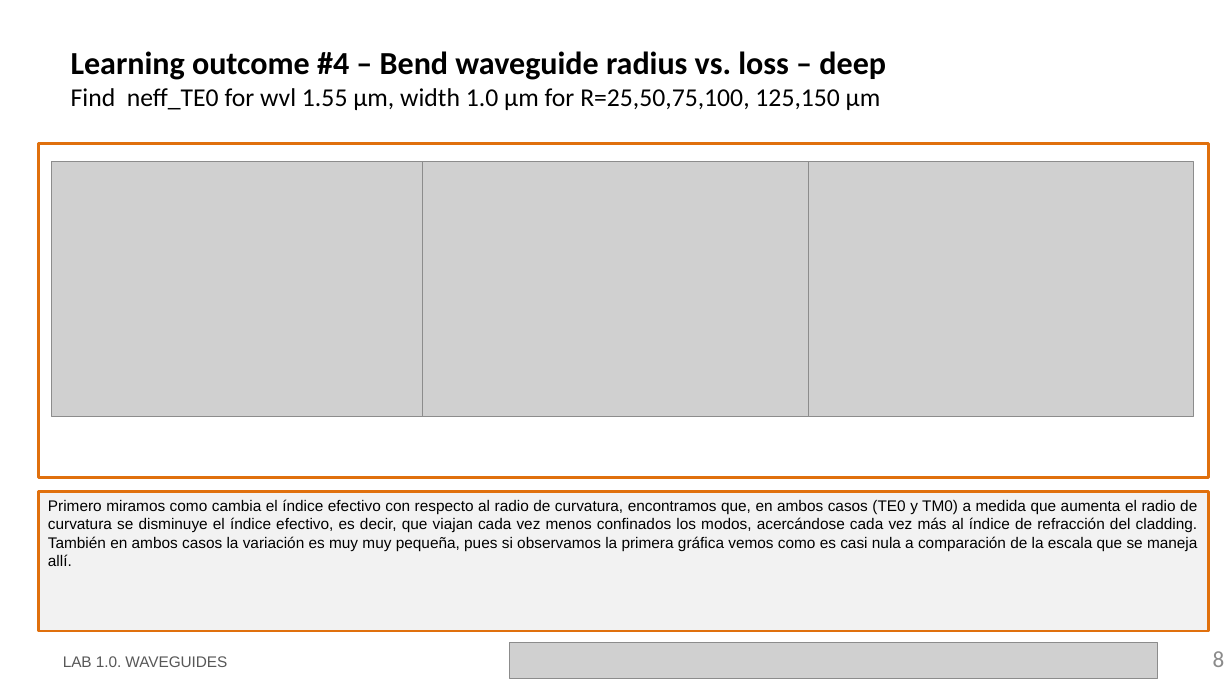
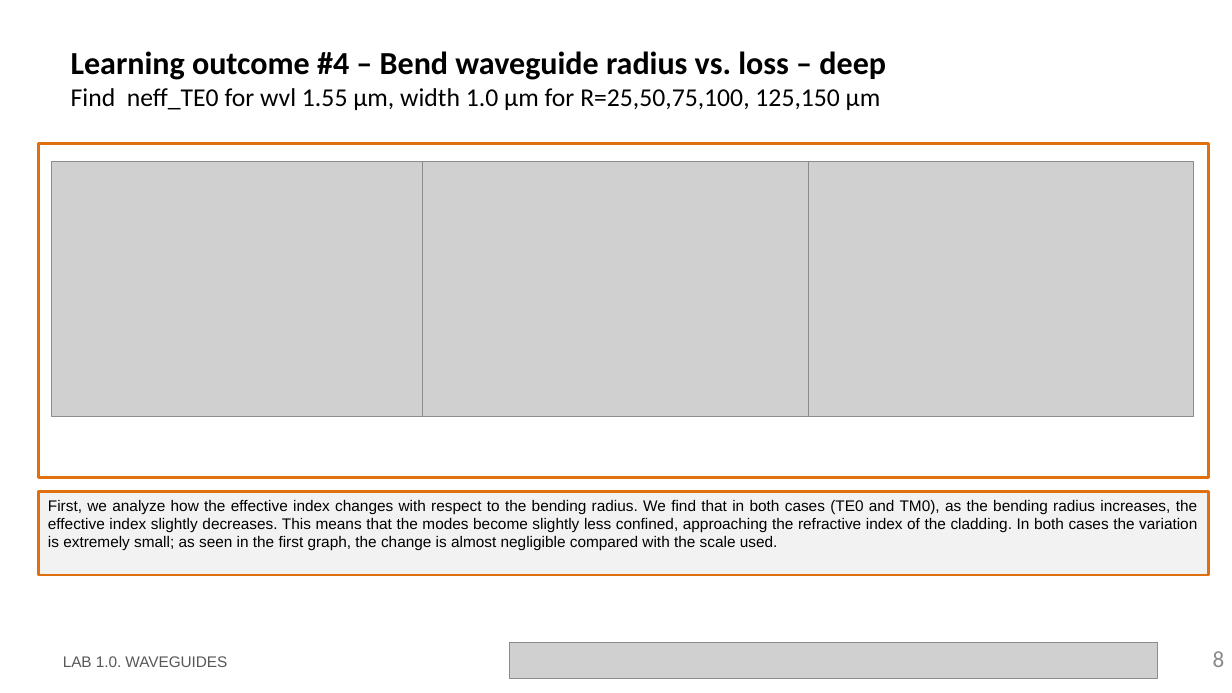
Before and after one commit to PauDaniOrtiz/pic-upv-lab1-Copy1, a slide deck: slide 8 of LabBook_10.pptx. Drawn at 1232x693 pixels with LibreOffice and Linux fonts; fonts in the diff are those of the drawing; grey boxes stand for pictures; background and template pictures are left out. Boxes give left, top, right and bottom in pixels: in the first picture for what was removed or moved away, otherwise in the second. Text is boxed around its words. In the diff, an @@ line names an element or a change of style, - is before the commit and + after.

```diff
--- a/LabBook_10.pptx
+++ b/LabBook_10.pptx
@@ rectangle "First, we analyze how the ...": place and size @@
-rectangle "First, we analyze how the ..." at <box>39,492,1209,631</box>
+rectangle "First, we analyze how the ..." at <box>39,492,1209,576</box>
@@ text in rectangle at <box>48,500,1197,551</box>: text changed @@
-Primero miramos como cambia el índice efectivo con respecto al radio de curvatura, encontramos que, en ambos casos (TE0 y TM0) a medida que aumenta el radio de curvatura se disminuye el índice efectivo, es decir, que viajan cada vez menos confinados los modos, acercándose cada vez más al índice de refracción del cladding. También en ambos casos la variación es muy muy pequeña, pues si observamos la primera gráfica vemos como es casi nula a comparación de la escala que se maneja allí.
+First, we analyze how the effective index changes with respect to the bending radius. We find that in both cases (TE0 and TM0), as the bending radius increases, the effective index slightly decreases. This means that the modes become slightly less confined, approaching the refractive index of the cladding. In both cases the variation is extremely small; as seen in the first graph, the change is almost negligible compared with the scale used.
```
Also in this commit, not shown: 8 other slides changed.
